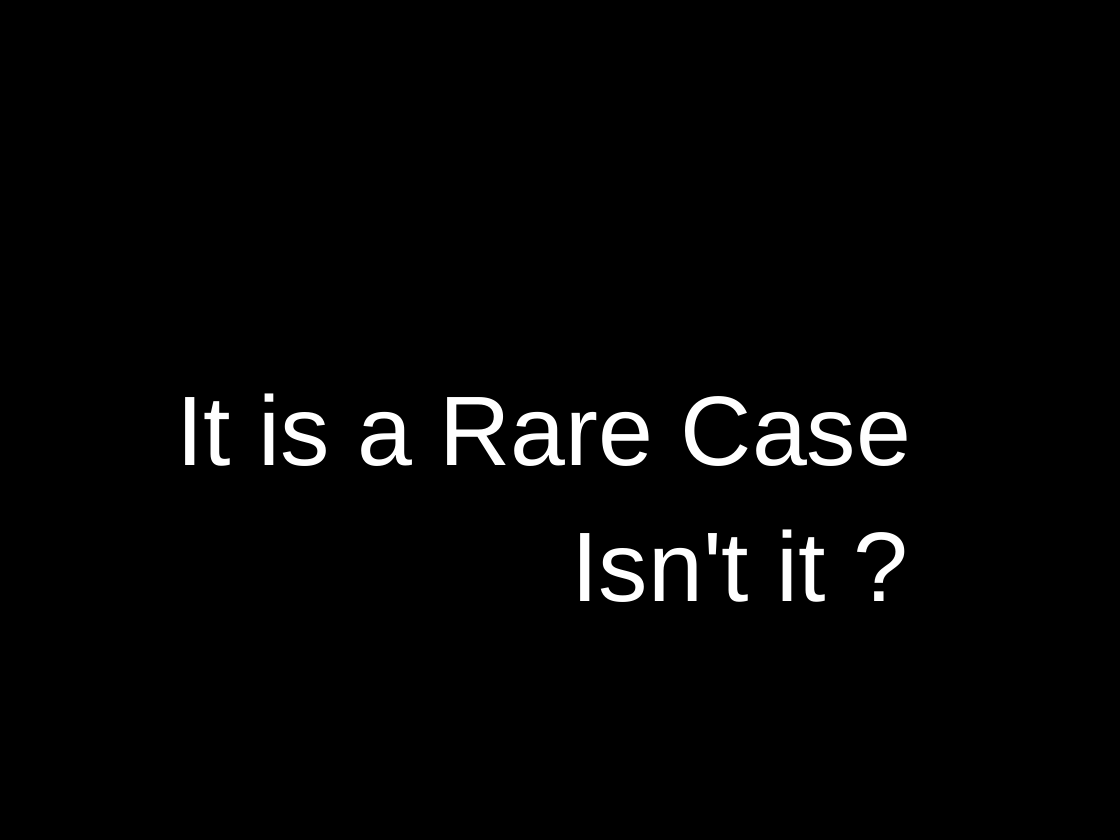
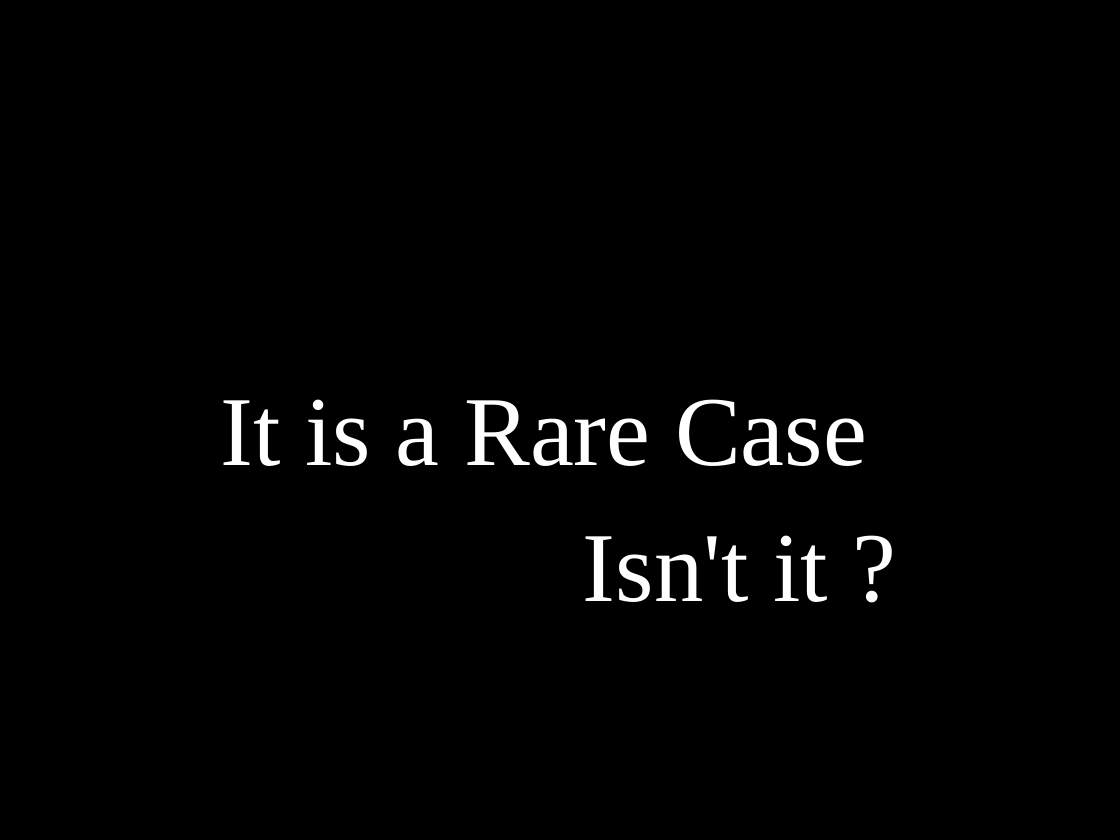
Before and after one commit to dodikk/StaticLib-Slides, a slide deck: slide 22 of Libraries-GoingNative.odp. Drawn at 1120x840 pixels with LibreOffice and Linux fonts; fonts in the diff are those of the drawing. Boxes give left, top, right and bottom in pixels: in the first picture for what was removed or moved away, otherwise in the second. Text is boxed around its words. In the diff, an @@ line names an element or a change of style, - is before the commit and + after.

```diff
--- a/Libraries-GoingNative.odp
+++ b/Libraries-GoingNative.odp
@@ title "It is a Rare Case" at (x1=221, y1=399, x2=867, y2=466): font Arial to Times New Roman @@
@@ title "Isn't it ?" at (x1=583, y1=535, x2=828, y2=602): font Arial to Times New Roman @@
```
Also in this commit, not shown: 28 other slides changed, 1 other file.
